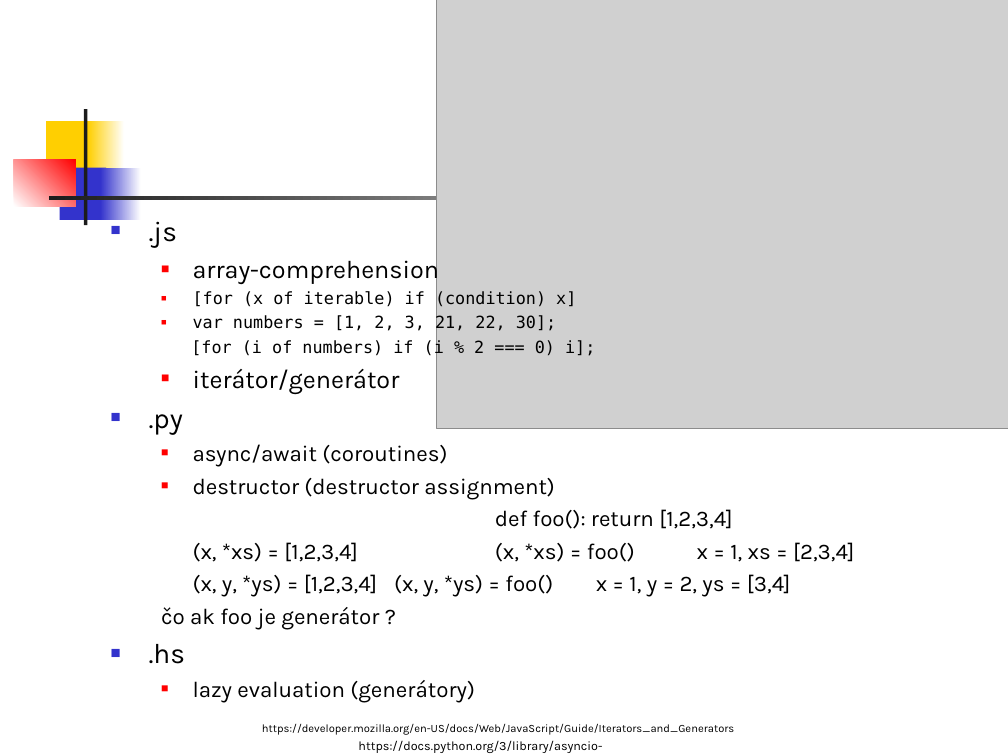
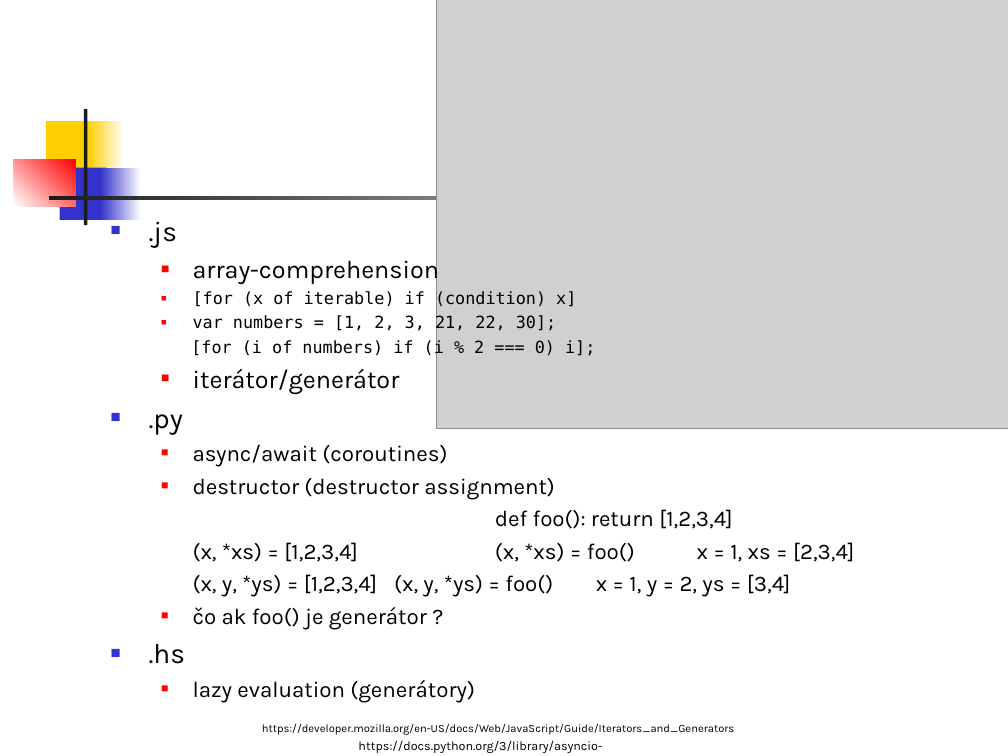
Before and after one commit to Funkcionalne/Prednasky, a slide deck: slide 15 of 02/02_intro.ppt (slide 13 before the commit). Drawn at 1008x756 pixels with LibreOffice and Linux fonts; fonts in the diff are those of the drawing; grey boxes stand for pictures. Boxes give left, top, right and bottom in pixels: in the first picture for what was removed or moved away, otherwise in the second. Text is boxed around its words. In the diff, an @@ line names an element or a change of style, - is before the commit and + after.

```diff
--- a/02/02_intro.ppt
+++ b/02/02_intro.ppt
@@ text at [193, 607, 427, 630]: text changed @@
-  čo ak foo je generátor ?
+  ■ čo ak foo() je generátor ?
```
Also in this commit, not shown: 12 other slides changed, 2 slides added, 3 other files.
